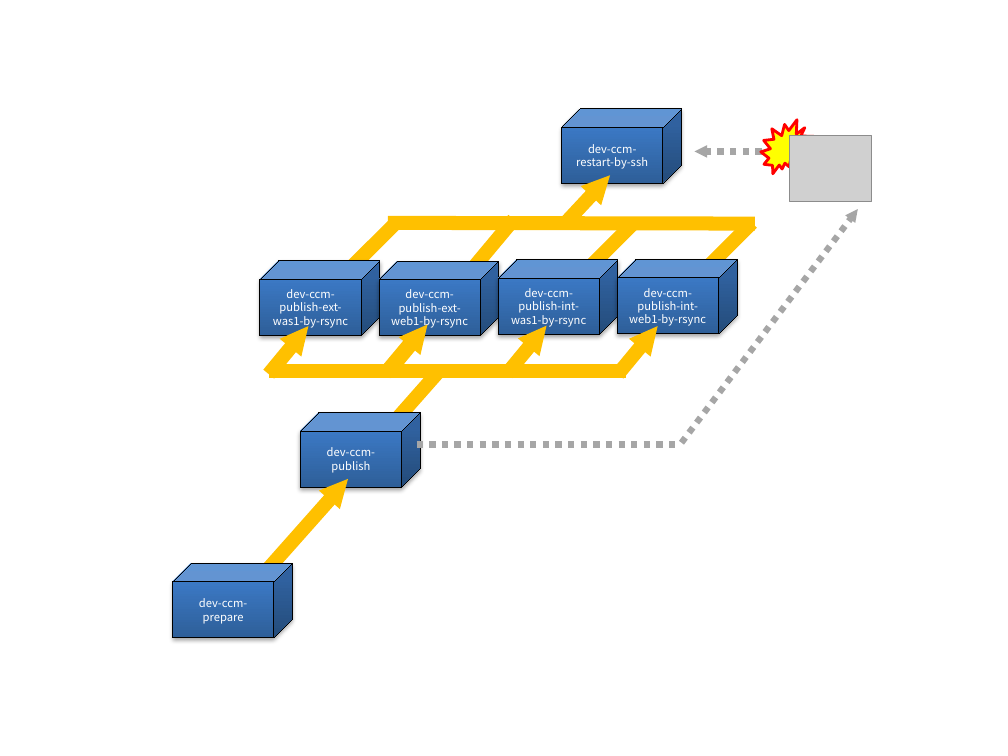
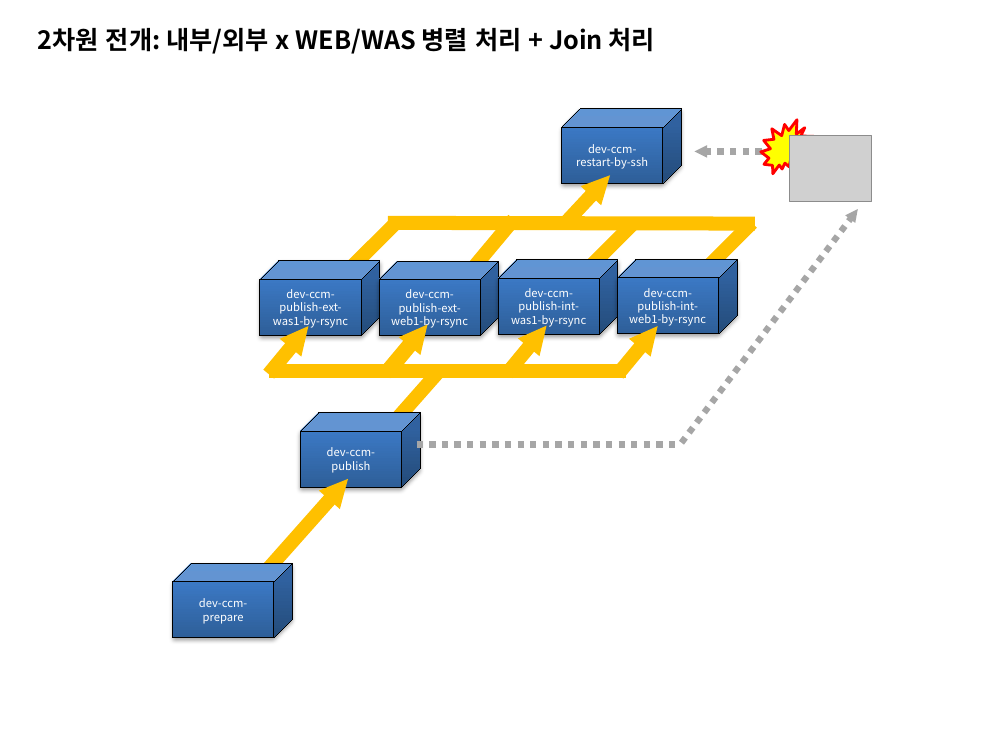
Before and after one commit to kwbaek/codelabor, a slide deck: slide 2 of documentation/draft/ci-environment/dependency-diagram(draft).pptx. Drawn at 1008x756 pixels with LibreOffice and Linux fonts; fonts in the diff are those of the drawing; grey boxes stand for pictures. Boxes give left, top, right and bottom in pixels: in the first picture for what was removed or moved away, otherwise in the second. Text is boxed around its words. In the diff, an @@ line names an element or a change of style, - is before the commit and + after.

```diff
--- a/documentation/draft/ci-environment/dependency-diagram(draft).pptx
+++ b/documentation/draft/ci-environment/dependency-diagram(draft).pptx
@@ text added at (38,28,655,54), 18 pt, text #000000, bold @@
+2차원 전개: 내부/외부 x WEB/WAS 병렬 처리 + Join 처리
```
Also in this commit, not shown: 6 other slides changed.
